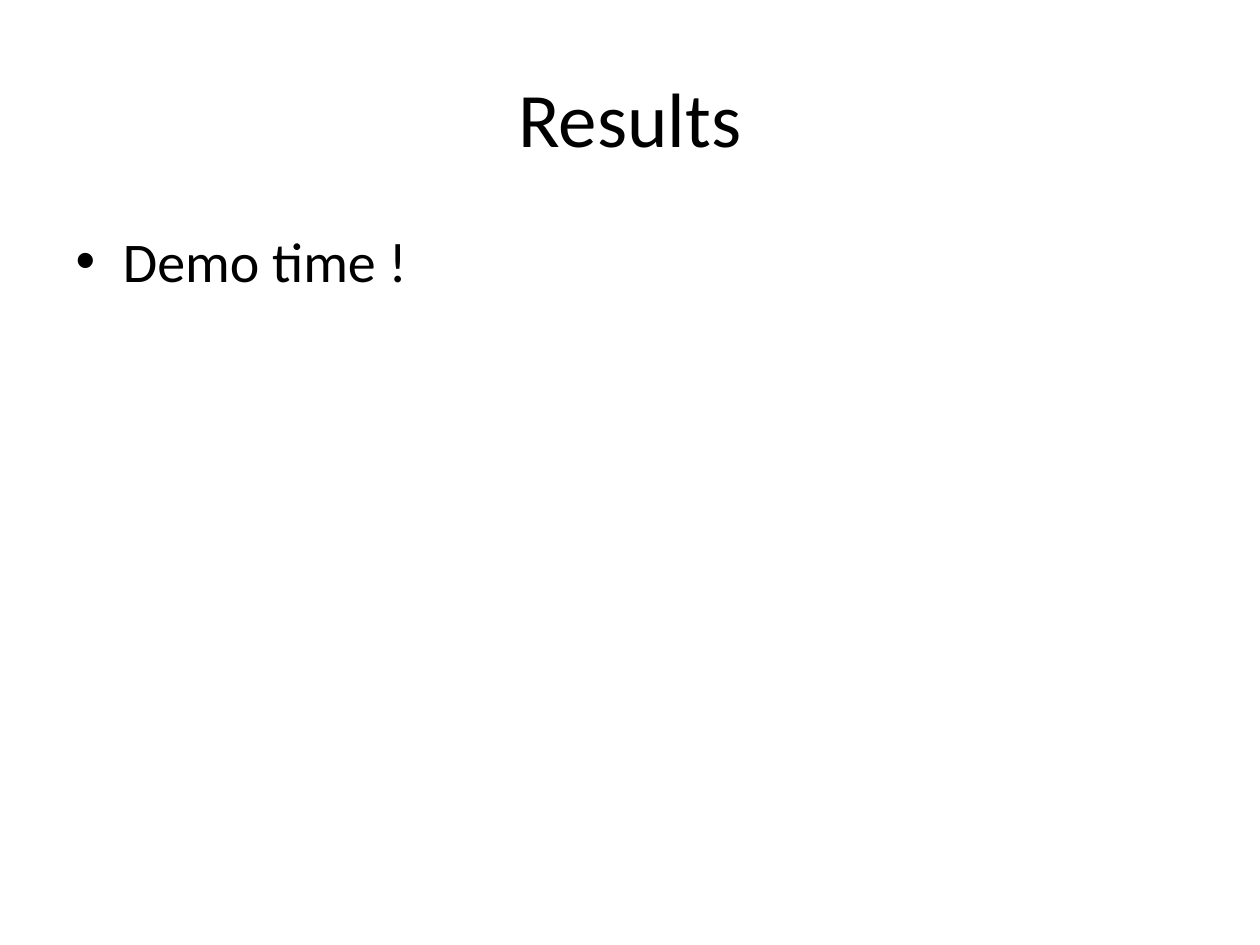
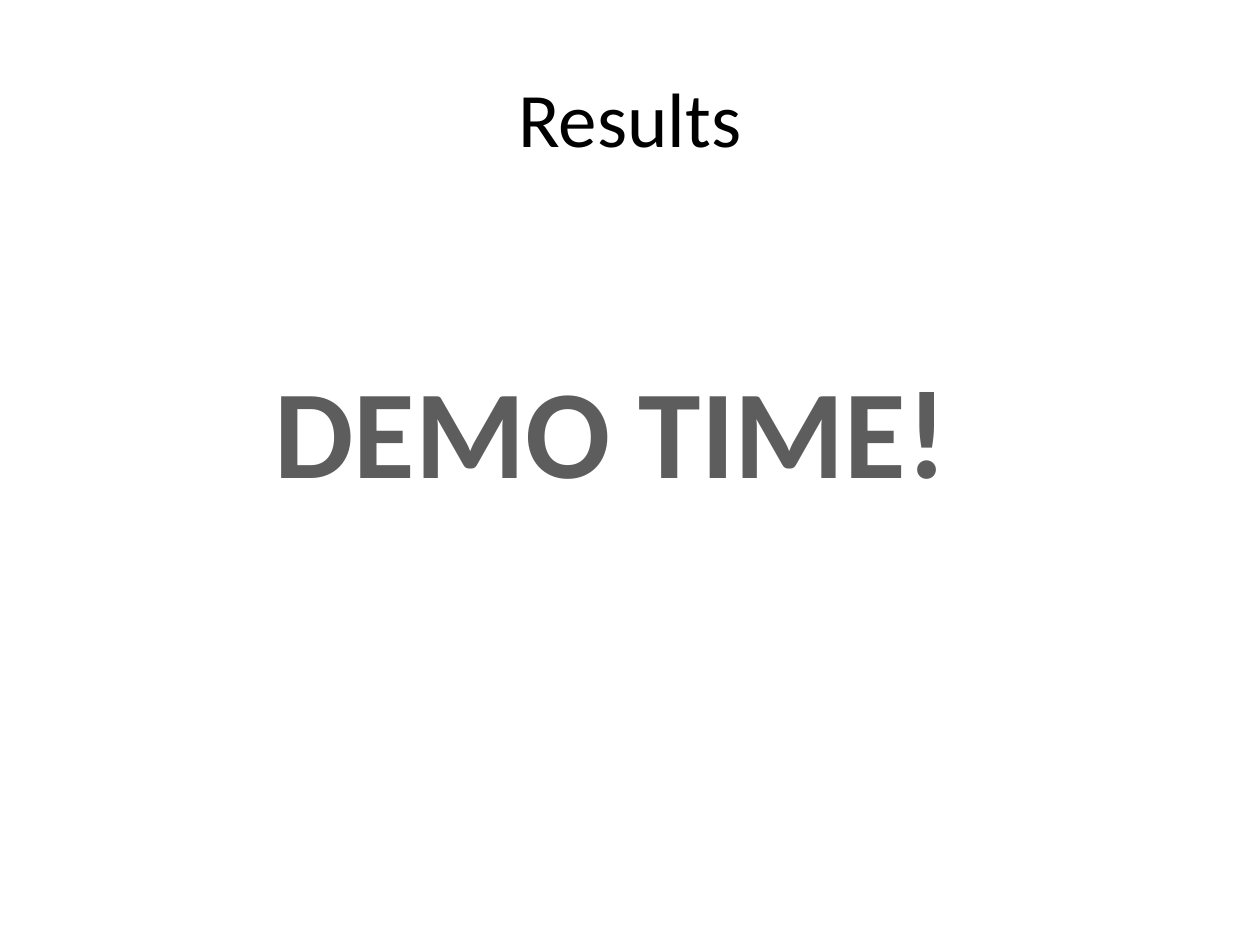
Before and after one commit to jcaille/INF555_Project, a slide deck: slide 21 of presentation.pptx. Drawn at 1260x945 pixels with LibreOffice and Linux fonts; fonts in the diff are those of the drawing. Boxes give left, top, right and bottom in pixels: in the first picture for what was removed or moved away, otherwise in the second. Text is boxed around its words. In the diff, an @@ line names an element or a change of style, - is before the commit and + after.

```diff
--- a/presentation.pptx
+++ b/presentation.pptx
@@ text at [274,392,947,479]: text changed; size 32 to 72 pt; text colour #000000 to gradient #555555 to #5D5D5D to #000000; bold on @@
-• Demo time !
+DEMO TIME!
```
Also in this commit, not shown: 3 other slides changed, 1 slide added.
